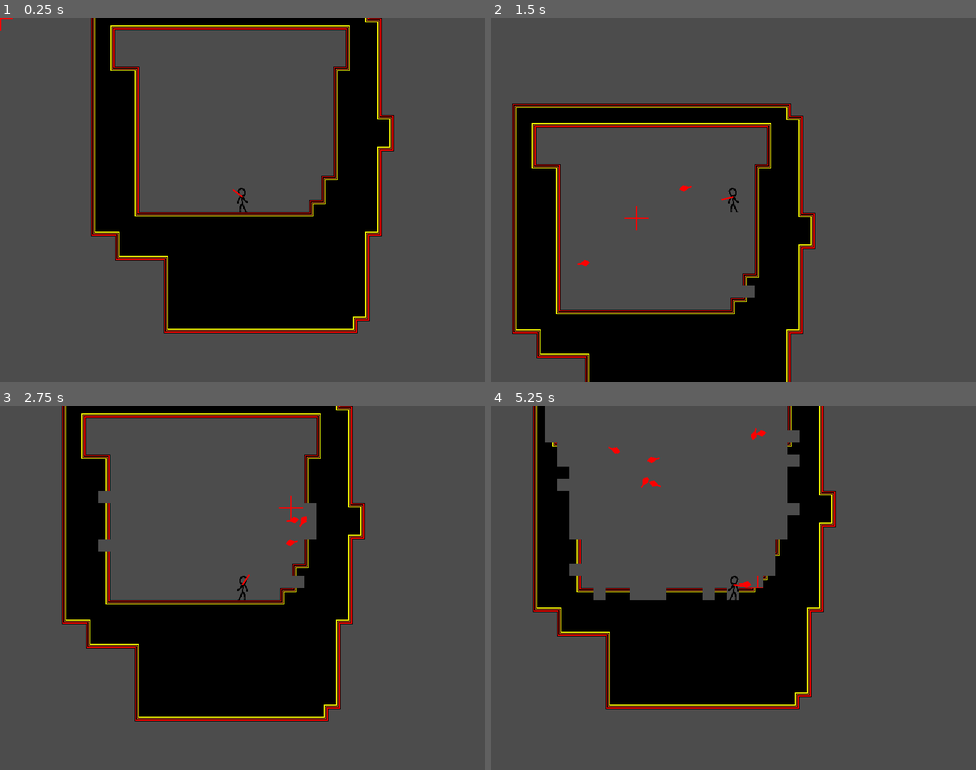
Above: before the commit, frames 1-4 (two rows, left to right).
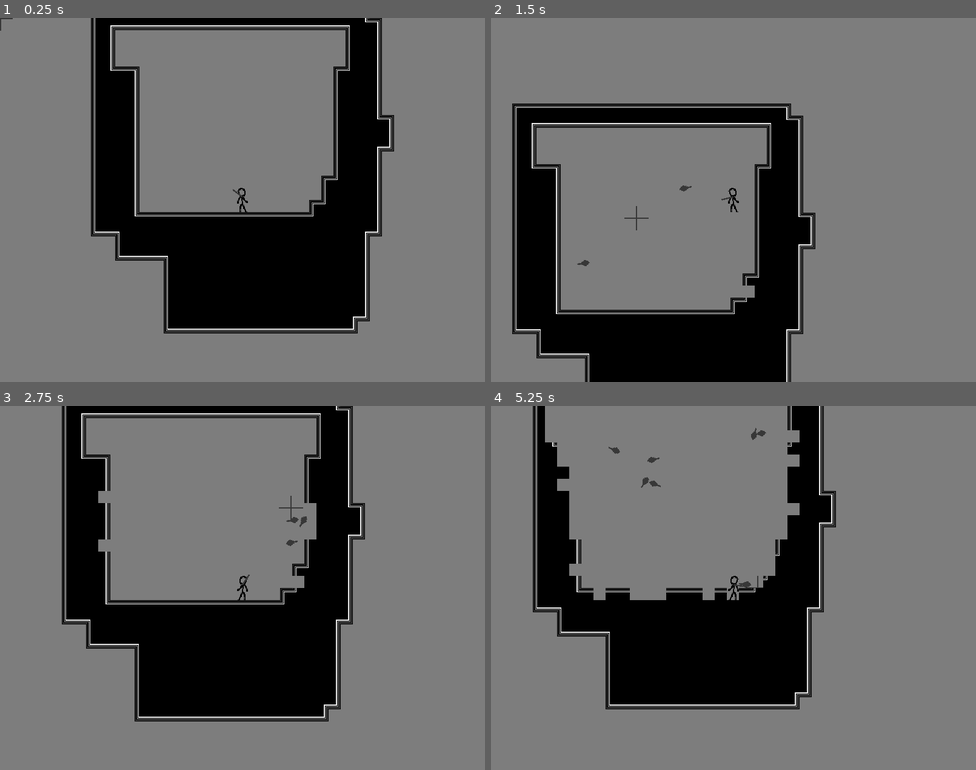
Above: after the commit, the same moments.

Repository: emmawithanE/Frisbee
Game: Godot game, scene res://scenes/World.tscn
The game is run twice, just before and just after one commit, with the same random seed, the same clock (stepped at 60 frames per second) and the same inputs.
Inputs (mouse positions are in pixels of both pictures, inside the frame that each line leads up to):
- Up to frame 1 (0.25 s): no input
- Up to frame 2 (1.5 s): tap Enter at 0.5 s; move the mouse to (840, 181) at 0.52 s; hold Right (ui_right) from 0.53 s (still down); click (840, 181) at 0.6 s; tap Up (ui_up) at 0.77 s; move the mouse to (636, 218) at 1.27 s; click (636, 218) at 1.35 s
- Up to frame 3 (2.75 s): tap Up (ui_up) at 1.52 s; tap Space at 2 s; move the mouse to (291, 507) at 2.02 s; release Right (ui_right) at 2.03 s; hold Left (ui_left) from 2.03 s (still down); click (291, 507) at 2.1 s
- Up to frame 4 (5.25 s): move the mouse to (709, 660) at 2.77 s; release Left (ui_left) at 2.78 s; hold Right (ui_right) 2.78-4.28 s; click (709, 660) at 2.85 s; tap Up (ui_up) at 3.02, 3.77, 4.52 s; move the mouse to (879, 642) at 3.52 s; click (879, 642) at 3.6 s; move the mouse to (588, 533) at 4.27 s; hold Left (ui_left) 4.28-5.03 s; click (588, 533) at 4.35 s; move the mouse to (757, 588) at 5.02 s; hold Right (ui_right) from 5.03 s (still down); click (757, 588) at 5.1 s

The runs differ from the first frame. In frame 1, 75% of the frame differs, in the area x 0-100%, y 0-100%; in frame 2, 78%; in frame 3, 75%; in frame 4, 79%.

Commit message:
saturation

Diff:
--- a/project.godot
+++ b/project.godot
@@ -17,6 +17,11 @@
 config/name="Frisbee"
 run/main_scene="res://scenes/World.tscn"
 config/icon="res://icon.png"
+
+[autoload]
+
+Globals="*res://scripts/globals.gd"
+Signals="*res://scripts/signals.gd"
 
 [display]
 
@@ -88,8 +93,8 @@
 
 [rendering]
 
-quality/intended_usage/framebuffer_allocation=1
-quality/intended_usage/framebuffer_allocation.mobile=1
+quality/intended_usage/framebuffer_allocation=0
+quality/intended_usage/framebuffer_allocation.mobile=0
 2d/snapping/use_gpu_pixel_snap=true
 environment/default_environment="res://default_env.tres"
 quality/2d/use_pixel_snap=true
--- /dev/null
+++ b/scenes/Speedsaturator.gd
@@ -0,0 +1,8 @@
+extends TextureRect
+
+func _ready():
+	Signals.connect("speed_changed", self, "_speed_changed")
+
+func _speed_changed(speed):
+	print("speed changed to " + str(speed))
+	material.set_shader_param("amount", (speed-Globals.min_speed) / (Globals.max_speed))
--- /dev/null
+++ b/scenes/Speedsaturator.tscn
@@ -0,0 +1,14 @@
+[gd_scene load_steps=5 format=2]
+
+[ext_resource path="res://sprites/white.png" type="Texture" id=1]
+[ext_resource path="res://scenes/shader.gdshader" type="Shader" id=2]
+[ext_resource path="res://scenes/Speedsaturator.gd" type="Script" id=3]
+
+[sub_resource type="ShaderMaterial" id=1]
+shader = ExtResource( 2 )
+shader_param/amount = null
+
+[node name="speedsaturator" type="TextureRect"]
+material = SubResource( 1 )
+texture = ExtResource( 1 )
+script = ExtResource( 3 )
--- a/scenes/World.tscn
+++ b/scenes/World.tscn
@@ -1,10 +1,11 @@
-[gd_scene load_steps=6 format=2]
+[gd_scene load_steps=7 format=2]
 
 [ext_resource path="res://scenes/Player.tscn" type="PackedScene" id=1]
 [ext_resource path="res://scenes/Targeter.gd" type="Script" id=2]
 [ext_resource path="res://scenes/TilesRedLine.tres" type="TileSet" id=3]
 [ext_resource path="res://sprites/Targeter.png" type="Texture" id=4]
 [ext_resource path="res://scenes/Floor.gd" type="Script" id=5]
+[ext_resource path="res://scenes/Speedsaturator.tscn" type="PackedScene" id=6]
 
 [node name="World" type="Node"]
 
@@ -24,3 +25,10 @@
 format = 1
 tile_data = PoolIntArray( -65528, 0, 2, -65527, 0, 196608, -65526, 0, 196608, -65525, 0, 196608, -65524, 0, 196608, -65 …(6528 unchanged characters)…
 script = ExtResource( 5 )
+
+[node name="CanvasLayer" type="CanvasLayer" parent="."]
+
+[node name="speedsaturator" parent="CanvasLayer" instance=ExtResource( 6 )]
+anchor_right = 1.0
+anchor_bottom = 1.0
+expand = true
--- /dev/null
+++ b/scenes/shader.gdshader
@@ -0,0 +1,9 @@
+shader_type canvas_item;
+
+uniform float amount : hint_range(0, 1);
+
+void fragment() {
+	vec3 c = textureLod(SCREEN_TEXTURE, SCREEN_UV, 0.0).rgb;
+	float lum = dot(c, vec3(0.222, 0.707, 0.701));
+	COLOR.rgb = mix(vec3(lum, lum, lum), c, amount);
+}
--- /dev/null
+++ b/scripts/globals.gd
@@ -0,0 +1,4 @@
+extends Node
+
+var min_speed = 300
+var max_speed = 800
--- /dev/null
+++ b/scripts/signals.gd
@@ -0,0 +1,3 @@
+extends Node
+
+signal speed_changed(speed)
Binary file added: sprites/white.png
Not shown, added: sprites/white.png.import
